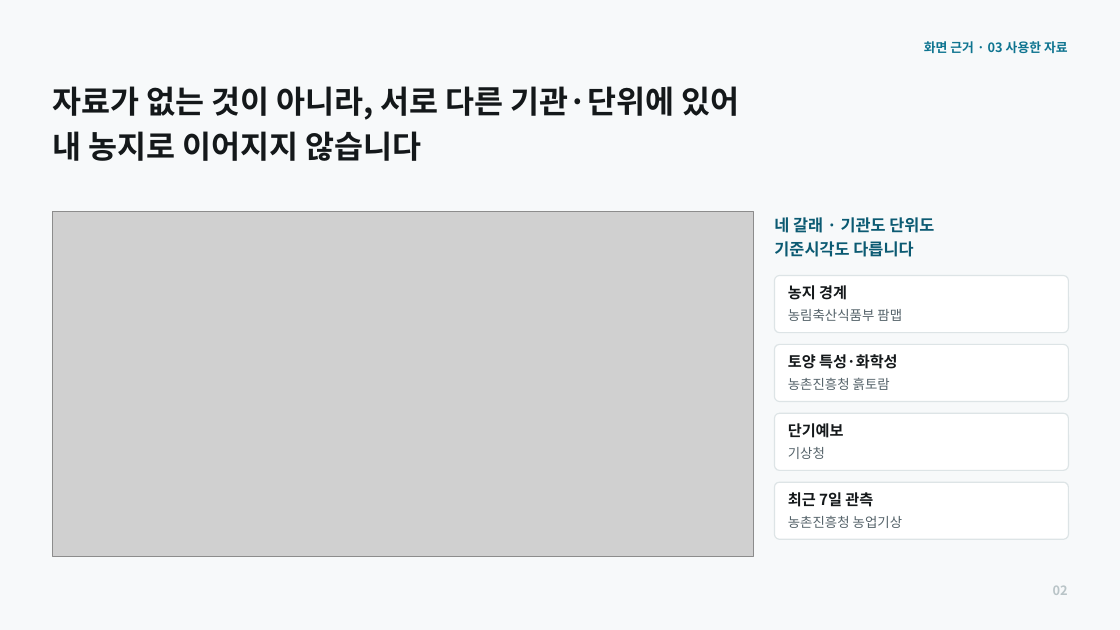
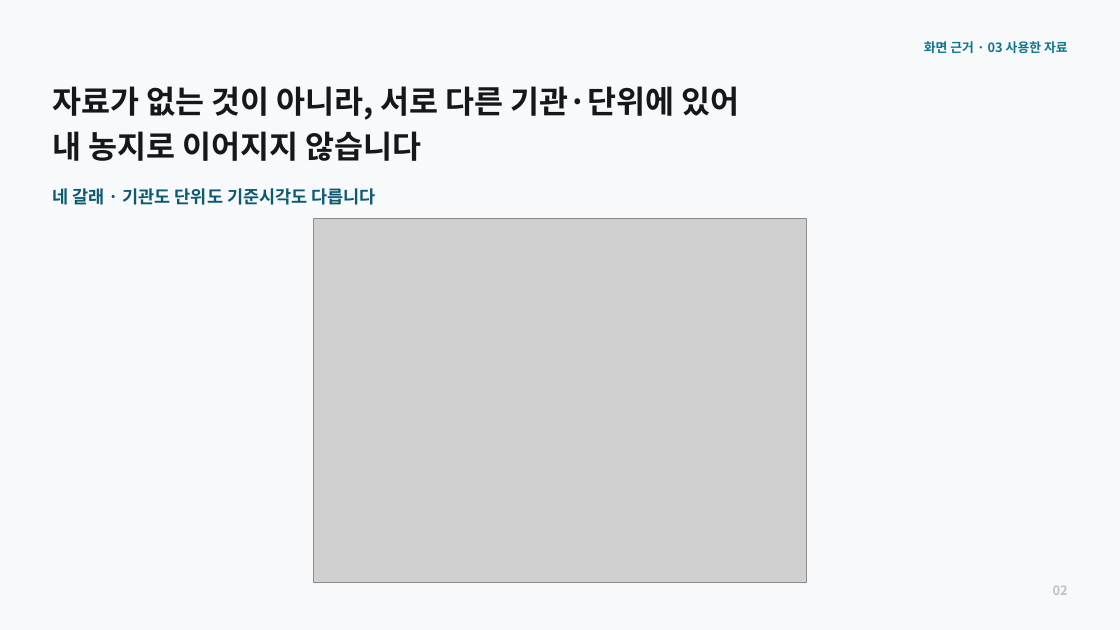
Before and after one commit to kzming2007/batboda, a slide deck: slide 2 of 발표/20260805_밭보다_본선발표_v2.pptx. Drawn at 1120x630 pixels with LibreOffice and Linux fonts; fonts in the diff are those of the drawing; grey boxes stand for pictures. Boxes give left, top, right and bottom in pixels: in the first picture for what was removed or moved away, otherwise in the second. Text is boxed around its words. In the diff, an @@ line names an element or a change of style, - is before the commit and + after.

```diff
--- a/발표/20260805_밭보다_본선발표_v2.pptx
+++ b/발표/20260805_밭보다_본선발표_v2.pptx
@@ text at (52, 188, 376, 205): text changed; size 14 to 15 pt @@
-네 갈래 · 기관도 단위도
-기준시각도 다릅니다
+네 갈래 · 기관도 단위도 기준시각도 다릅니다
@@ text "네 갈래 · 기관도 단위도 ..." at (52, 188, 376, 205): vertical alignment top to middle @@
@@ picture: place and size @@
-picture at (52, 212, 754, 556)
+picture at (313, 218, 807, 583)
@@ rounded rectangle removed at (775, 276, 1069, 333) @@
@@ text removed at (788, 285, 847, 300) @@
-농지 경계
@@ text removed at (788, 309, 902, 321) @@
-농림축산식품부 팜맵
@@ rounded rectangle removed at (775, 344, 1069, 402) @@
@@ text removed at (788, 354, 898, 369) @@
-토양 특성·화학성
@@ text removed at (788, 377, 890, 390) @@
-농촌진흥청 흙토람
@@ rounded rectangle removed at (775, 413, 1069, 471) @@
@@ text removed at (788, 423, 844, 438) @@
-단기예보
@@ text removed at (788, 447, 825, 459) @@
-기상청
@@ rounded rectangle removed at (775, 482, 1069, 539) @@
@@ text removed at (788, 492, 873, 507) @@
-최근 7일 관측
@@ text removed at (788, 516, 902, 528) @@
-농촌진흥청 농업기상
```
Also in this commit, not shown: 9 other slides changed, 4 other files.
